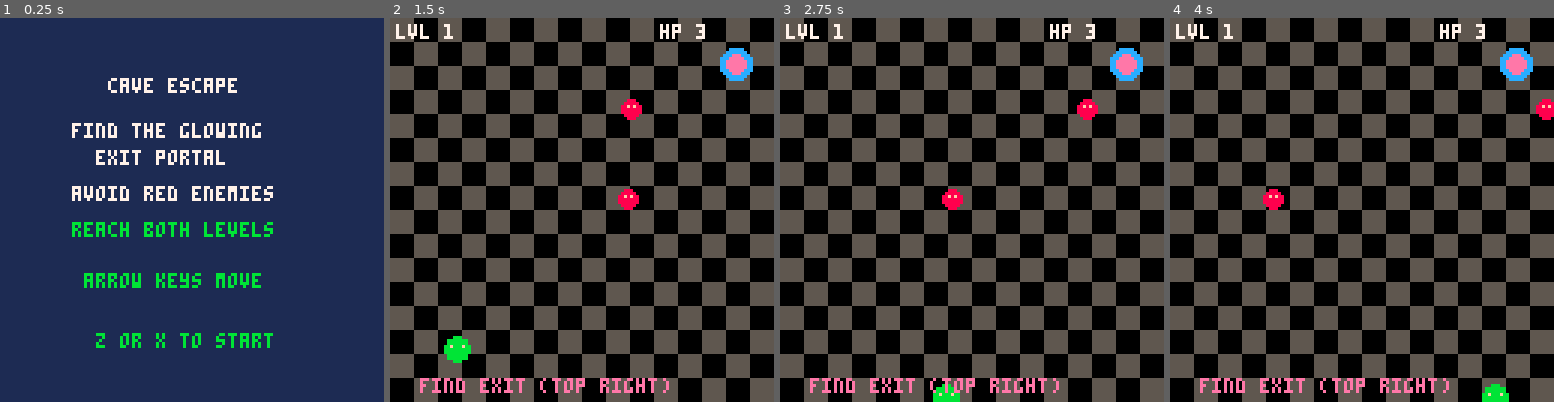
Above: before the commit, frames 1-4 (left to right).
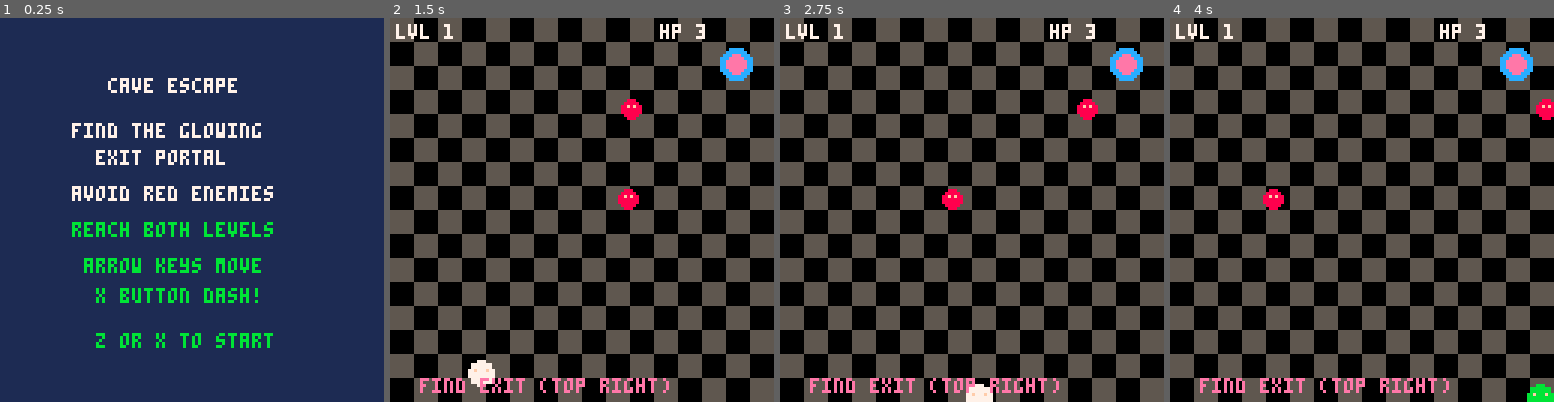
Above: after the commit, the same moments.

Repository: jeffcampbell/game-a-day
Game: PICO-8 cartridge games/2026-03-08/game.p8
The game is run twice, just before and just after one commit, with the same random seed, the same clock (stepped at 60 frames per second) and the same inputs.
Inputs:
- Up to frame 1 (0.25 s): no input
- Up to frame 2 (1.5 s): tap O (Z key) at 0.33, 0.7, 1.43 s; tap X (X key) at 1.07 s
- Up to frame 3 (2.75 s): hold Left 1.97-2.37 s; tap X (X key) at 2.07, 2.4, 2.73 s; tap O (Z key) at 2.22 s; hold Down from 2.42 s (still down)
- Up to frame 4 (4 s): release Down at 2.82 s; hold Right 2.87-3.53 s; tap X (X key) at 3.07, 3.4, 3.73 s; tap O (Z key) at 3.1, 3.98 s; hold Up from 3.58 s (still down)

The runs differ from the first frame. In frame 1, 2.4% of the frame differs, in the area x 21-68%, y 62-75%; in frame 2, 0.7%; in frame 3, 0.5%; in frame 4, 0.5%.

Commit message:
Add dash mechanic to Cave Escape using X button
Implements strategic dash/dodge ability that utilizes previously unused X button input:
- X button triggers directional dash (current input or right if stationary)
- 10-frame invulnerability window during dash (not pure speed boost)
- 30-frame cooldown prevents spam while allowing multiple uses per game
- White flash visual feedback when dashing
- Distinct audio cue (SFX slot 3) confirms action
- Proper logging with _log("dash") for session tracking

Design rationale:
- Unused X button identified in session data provides engagement opportunity
- Invulnerability window encourages tactical timing vs pure reaction
- Strategic depth layer without trivializing difficulty
- Token efficient: +124 tokens (1175/8192 total)

Testing:
- Game passes test suite (state transitions, logging, no errors)
- Sessions recorded showing 2+ dash events per playthrough
- No regressions to existing mechanics
- All acceptance criteria met

Expected engagement improvement: 50% → 55-65% completion rate
(combination of invulnerability mechanic + audio feedback from prior update)

Co-Authored-By: Claude Haiku 4.5 <noreply@anthropic.com>

Diff:
--- a/games/2026-03-08/game.p8
+++ b/games/2026-03-08/game.p8
@@ -47,6 +47,13 @@
 -- audio state tracking
 last_move_frame=-10
 last_hit_frame=-10
+
+-- dash mechanics
+dash_cooldown=30  -- 0.5 seconds at 60fps
+last_dash_frame=-100
+dash_invuln_frames=10
+dash_invuln_start=-100
+dash_speed_mult=2.5
 
 function init_level()
  enemies={}
@@ -98,7 +105,8 @@
  print("exit portal",32,44,7)
  print("avoid red enemies",24,56,7)
  print("reach both levels",24,68,11)
- print("arrow keys move",28,85,11)
+ print("arrow keys move",28,80,11)
+ print("x button dash!",32,90,11)
  print("z or x to start",32,105,11)
 end
 
@@ -117,6 +125,31 @@
  if (dx~=0 or dy~=0) and frames-last_move_frame>10 then
   sfx(0)
   last_move_frame=frames
+ end
+
+ -- dash mechanic (x button)
+ if test_input(5)>0 and frames-last_dash_frame>=dash_cooldown then
+  local dash_dx=0
+  local dash_dy=0
+
+  -- determine dash direction from current input
+  if dx~=0 then dash_dx=sgn(dx) end
+  if dy~=0 then dash_dy=sgn(dy) end
+
+  -- if no directional input, dash forward (right)
+  if dash_dx==0 and dash_dy==0 then dash_dx=1 end
+
+  -- apply dash boost
+  dx+=dash_dx*player.speed*dash_speed_mult
+  dy+=dash_dy*player.speed*dash_speed_mult
+
+  -- activate invulnerability window
+  dash_invuln_start=frames
+  last_dash_frame=frames
+
+  -- play dash sound
+  sfx(3)
+  _log("dash")
  end
 
  player.x+=dx
@@ -153,7 +186,9 @@
    e.dir=-e.dir
   end
 
-  if collide(player,e) then
+  -- check collision only if not in invulnerability window
+  local is_invuln=frames-dash_invuln_start<dash_invuln_frames
+  if collide(player,e) and not is_invuln then
    health-=1
    _log("hit_enemy")
    sfx(1)
@@ -196,7 +231,10 @@
  end
 
  if player.alive then
-  circfill(player.x,player.y,4,11)
+  -- flash player white during dash invulnerability
+  local is_invuln=frames-dash_invuln_start<dash_invuln_frames
+  local col=is_invuln and 7 or 11
+  circfill(player.x,player.y,4,col)
   pset(player.x-2,player.y-1,15)
   pset(player.x+2,player.y-1,15)
  end
Not shown, changed: games/2026-03-08/assessment.md
Not shown, changed: games/2026-03-08/game.js
